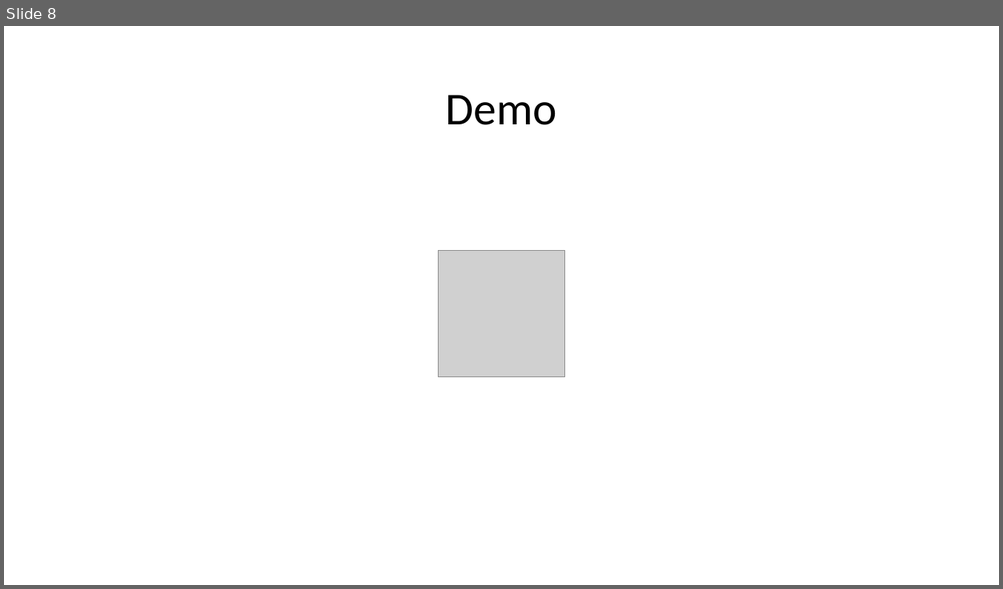
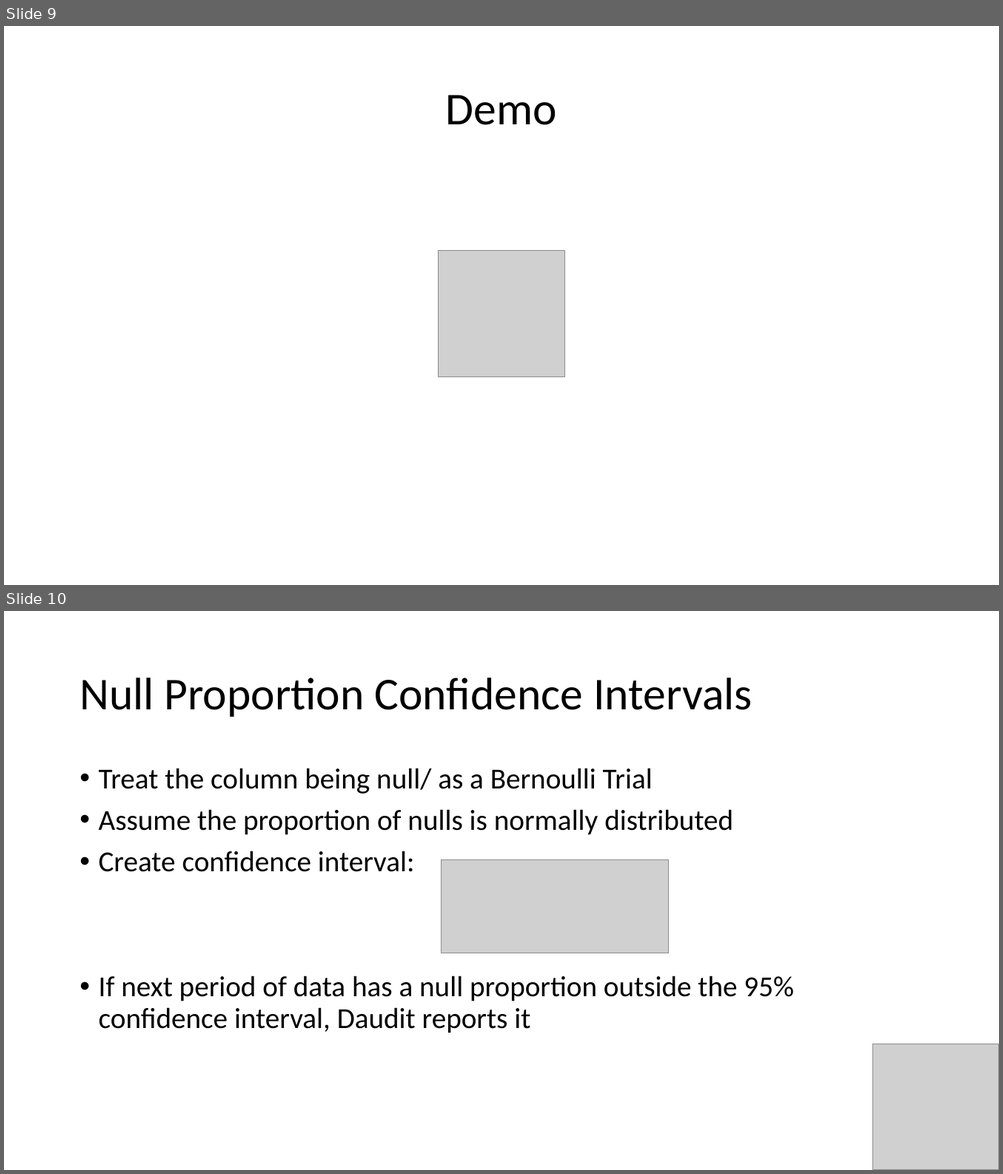
Before and after one commit to havess/daudit, a slide deck: midterm_presentation.pptx. Shown one above the other, each under a label of ours: slide 8 before the commit, slides 9 and 10 after it. The pictures are 1003x589 and 1003x1174 pixels, drawn with LibreOffice and Linux fonts; fonts in the diff are those of the drawing; grey boxes stand for pictures. Boxes give left, top, right and bottom in pixels: in the first picture for what was removed or moved away, otherwise in the second. Text is boxed around its words. In the diff, an @@ line names an element or a change of style, - is before the commit and + after.

```diff
--- a/midterm_presentation.pptx
+++ b/midterm_presentation.pptx
@@ slide 10 added at bbox=[4, 611, 999, 1170], background #FFFFFF @@
@@ title added at bbox=[79, 678, 752, 717], 44 pt, text #000000 @@
+Null Proportion Confidence Intervals
@@ text added at bbox=[99, 768, 794, 1034], 28 pt, text #000000 @@
+• Treat the column being null/ as a Bernoulli Trial
+• Assume the proportion of nulls is normally distributed
+• Create confidence interval:
+• If next period of data has a null proportion outside the 95% confidence interval, Daudit reports it
@@ picture added at bbox=[441, 860, 669, 953] @@
@@ picture added at bbox=[873, 1045, 999, 1170] @@
@@ what was slide 8 is now slide 9 @@
```
Also in this commit, not shown: 1 slide changed, 4 other slides added.
